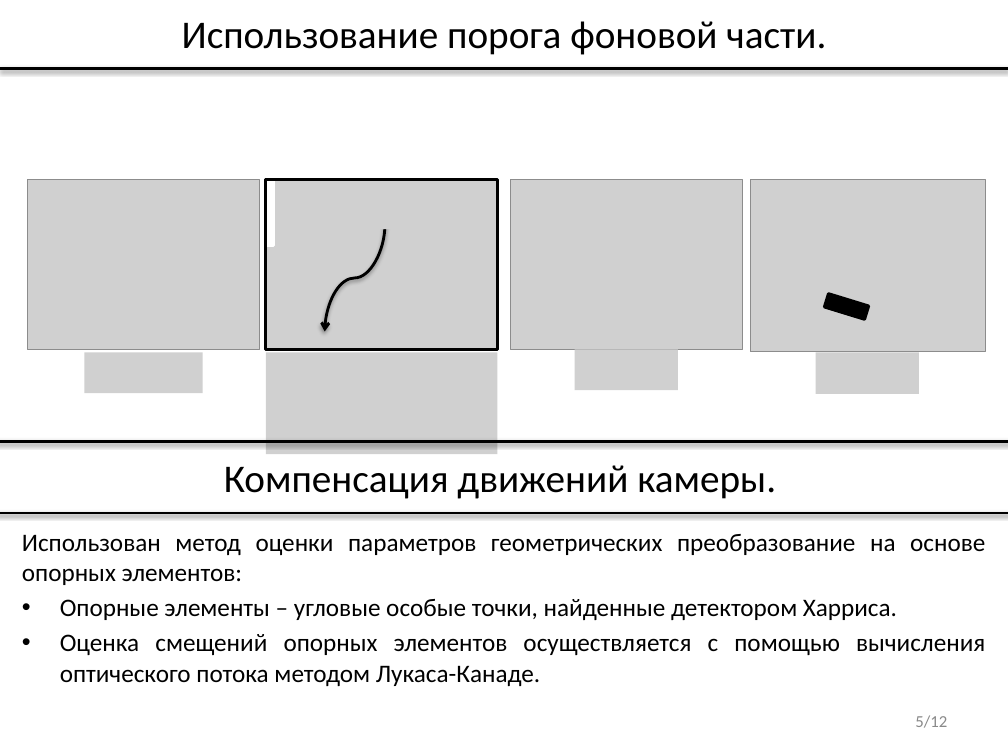
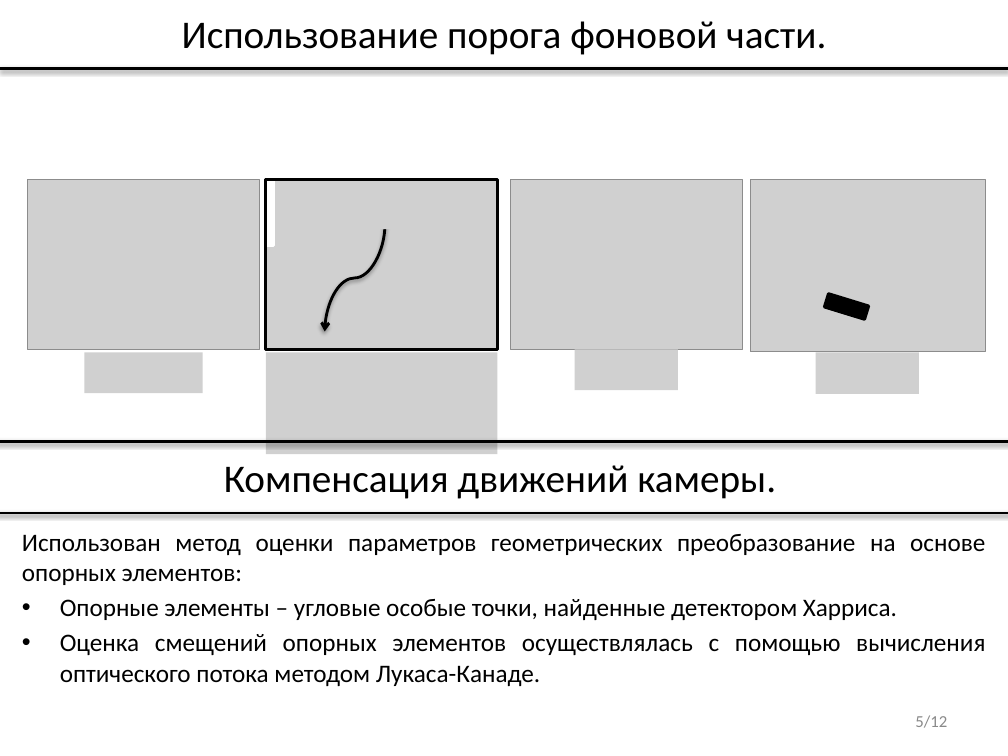
Before and after one commit to vladdimakov/cv2, a slide deck: slide 5 of ВКР/Презентация_Димаков_В.С._МП-40.pptx. Drawn at 1008x756 pixels with LibreOffice and Linux fonts; fonts in the diff are those of the drawing; grey boxes stand for pictures. Boxes give left, top, right and bottom in pixels: in the first picture for what was removed or moved away, otherwise in the second. Text is boxed around its words. In the diff, an @@ line names an element or a change of style, - is before the commit and + after.

```diff
--- a/ВКР/Презентация_Димаков_В.С._МП-40.pptx
+++ b/ВКР/Презентация_Димаков_В.С._МП-40.pptx
@@ text at <box>60,634,985,686</box>: text changed @@
-• Оценка смещений опорных элементов осуществляется с помощью вычисления оптического потока методом Лукаса-Канаде.
+• Оценка смещений опорных элементов осуществлялась с помощью вычисления оптического потока методом Лукаса-Канаде.
```
Also in this commit, not shown: 1 other slide changed, 3 other files.
